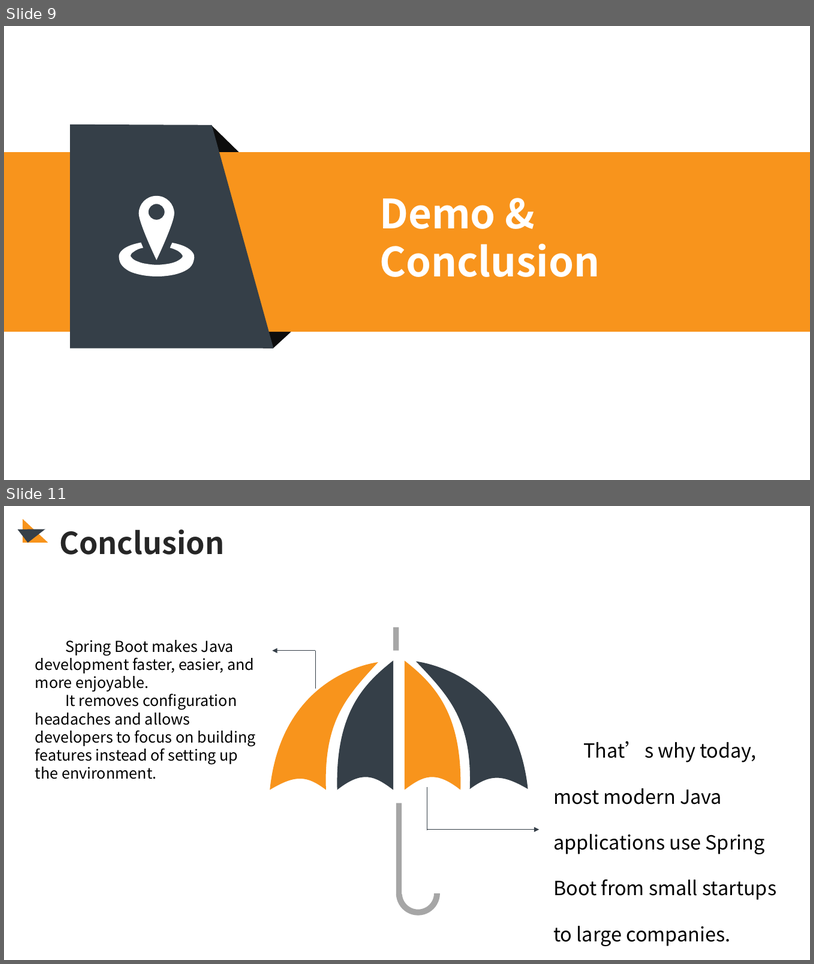
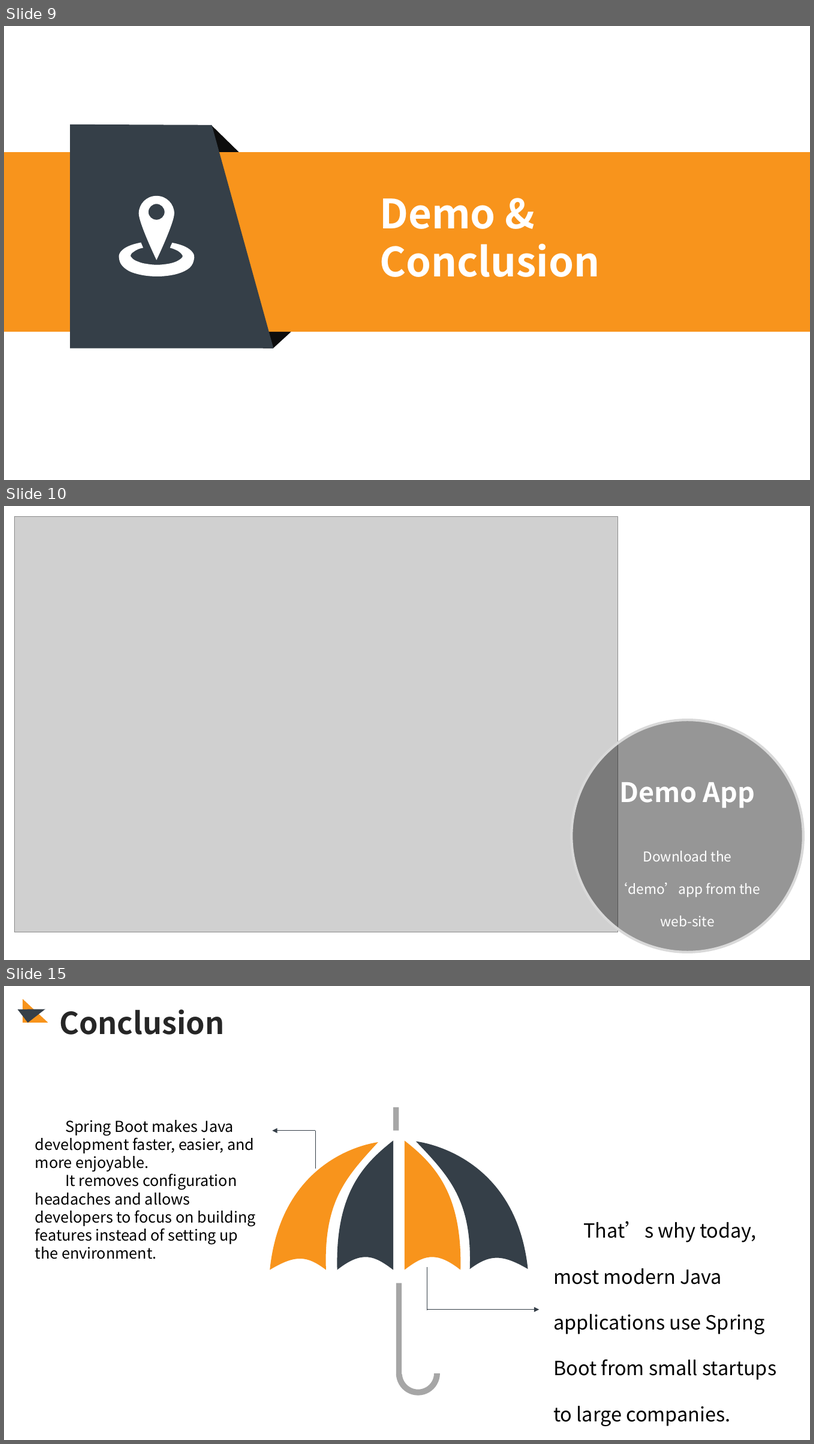
Before and after one commit to McLight-Note/Web-Server-Programming, a slide deck: Class_Presentation.pptx. Shown one above the other, each under a label of ours: slides 9 and 11 before the commit, slides 9, 10 and 15 after it; the slides between them are not shown. The pictures are 814x964 and 814x1444 pixels, drawn with LibreOffice and Linux fonts; fonts in the diff are those of the drawing; grey boxes stand for pictures. Boxes give left, top, right and bottom in pixels: in the first picture for what was removed or moved away, otherwise in the second. Text is boxed around its words. In the diff, an @@ line names an element or a change of style, - is before the commit and + after.

```diff
--- a/Class_Presentation.pptx
+++ b/Class_Presentation.pptx
@@ slide 10 added at [4,506,810,960], background #FFFFFF @@
@@ picture added at [15,517,618,932] @@
@@ ellipse added at [572,720,804,952], fill #0D0D0D at 43% opacity, outline #D9D9D9 3 pt @@
@@ text added at [620,782,755,808], 32 pt, text #FFFFFF, bold @@
+Demo App
@@ text added at [615,850,761,926], 28 pt, text #FFFFFF @@
+Download the ‘demo’app from the web-site
@@ what was slide 11 is now slide 15 @@
```
Also in this commit, not shown: 2 slides changed, 3 other slides added, 1 slide removed.
